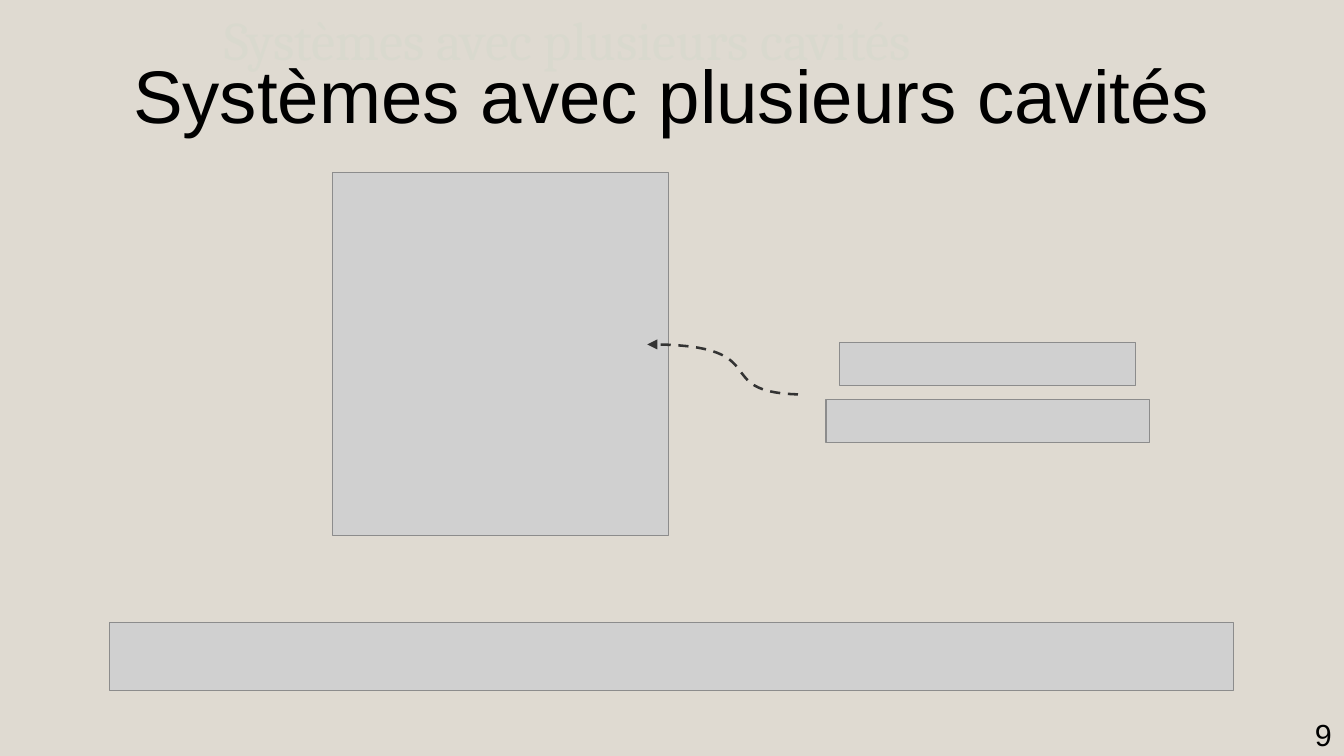
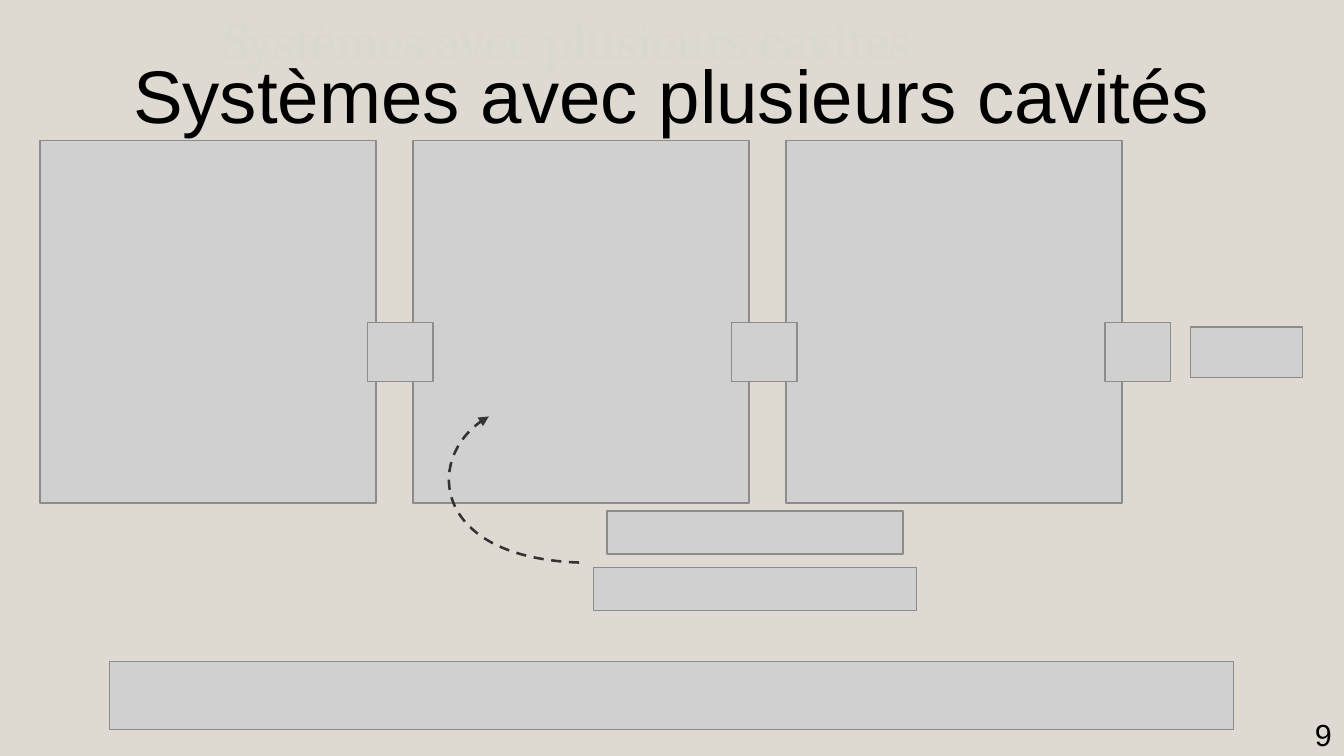
Before and after one commit to AmdaU/presentations, a slide deck: slide 9 of Seminaire/Seminaire.odp. Drawn at 1344x756 pixels with LibreOffice and Linux fonts; fonts in the diff are those of the drawing; grey boxes stand for pictures. Boxes give left, top, right and bottom in pixels: in the first picture for what was removed or moved away, otherwise in the second. Text is boxed around its words. In the diff, an @@ line names an element or a change of style, - is before the commit and + after.

```diff
--- a/Seminaire/Seminaire.odp
+++ b/Seminaire/Seminaire.odp
@@ picture added at box(40, 140, 377, 504) @@
@@ picture added at box(413, 140, 750, 504) @@
@@ picture: place and size @@
-picture at box(840, 343, 1137, 385)
+picture at box(787, 140, 1123, 504)
@@ picture: place and size @@
-picture at box(333, 172, 670, 535)
+picture at box(368, 323, 434, 382)
@@ picture added at box(732, 323, 798, 382) @@
@@ picture: place and size @@
-picture at box(827, 399, 1150, 441)
+picture at box(1105, 323, 1171, 382)
@@ picture added at box(1190, 327, 1303, 378) @@
@@ freeform shape removed at box(648, 345, 799, 395) @@
@@ freeform shape added at box(450, 417, 579, 563), outline #333333 1.5 pt dashed @@
@@ picture added at box(607, 511, 904, 554) @@
@@ picture added at box(594, 568, 917, 611) @@
@@ picture: place and size @@
-picture at box(110, 623, 1234, 692)
+picture at box(110, 661, 1234, 729)
```
Also in this commit, not shown: 1 other slide changed, 1 other file.
